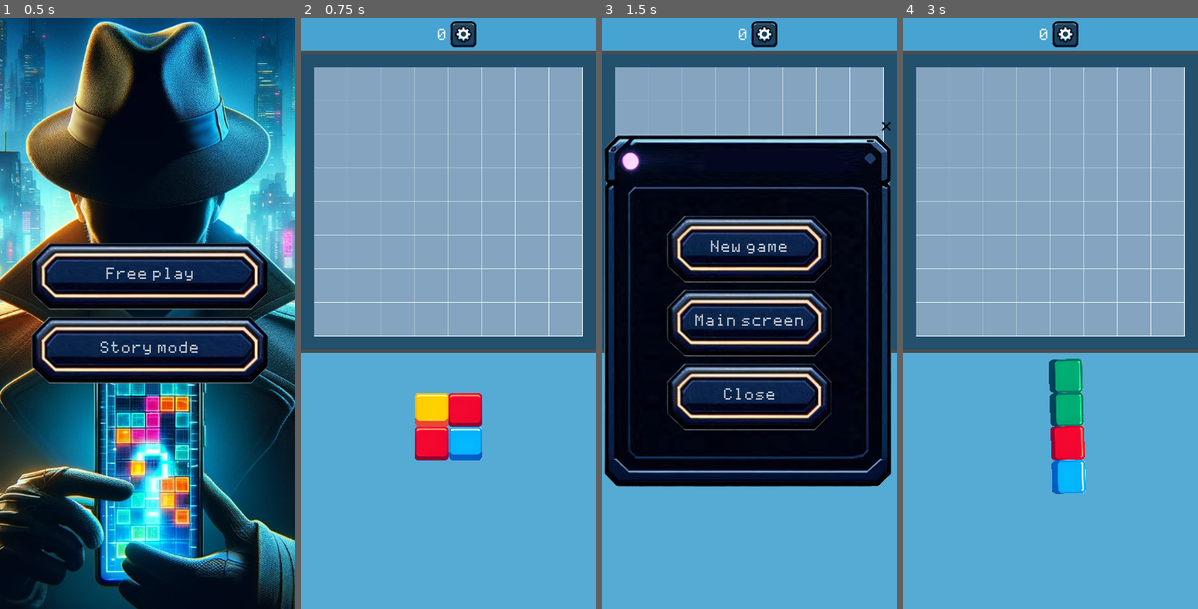
Above: before the commit, frames 1-4 (left to right).
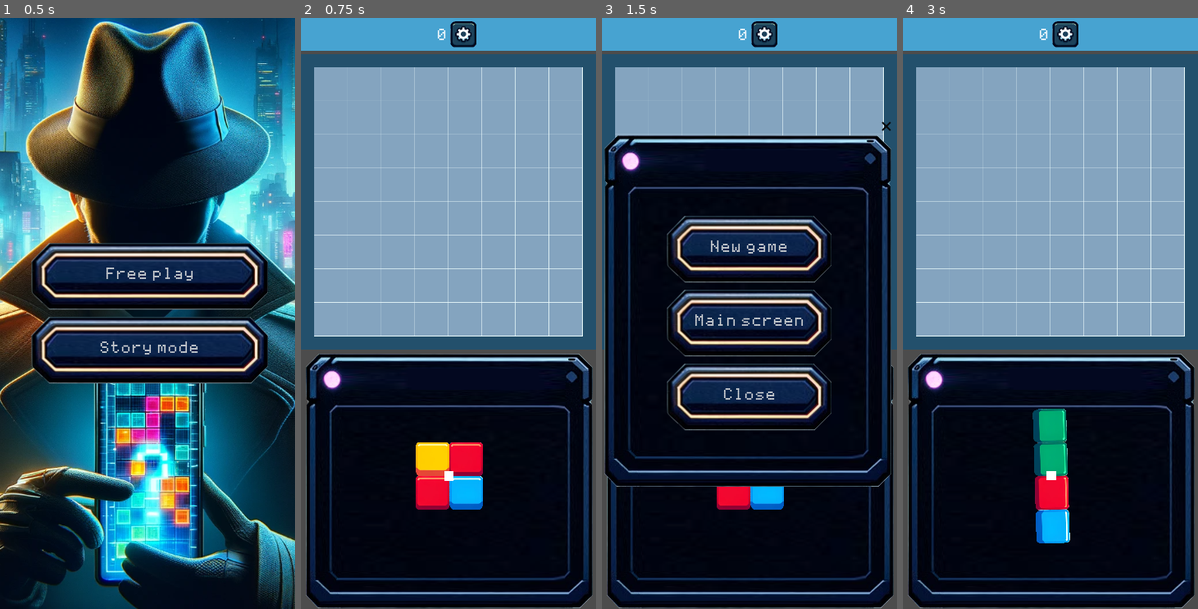
Above: after the commit, the same moments.

Repository: alexkorep-games/transmatrix
Game: Godot game, scene res://scenes/start_screen/start_screen.tscn
Two runs of this game, one before a commit and one after it. Both use one fixed random seed, a clock stepped at 60 frames per second and the inputs below.
Inputs (mouse positions are in pixels of both pictures, inside the frame that each line leads up to):
- Up to frame 1 (0.5 s): no input
- Up to frame 2 (0.75 s): click "Free play" at 0.5 s
- Up to frame 3 (1.5 s): click (764, 35) at 1.25 s
- Up to frame 4 (3 s): click "New game" at 2 s; click "OK" at 2.75 s

Frame 1 is identical in both runs. In frame 2, 43% of the frame differs, in the area x 0-100%, y 56-100%; in frame 3, 21%; in frame 4, 43%.

Commit message:
Fix tilemap rotation

Diff:
--- a/src/resources/main_theme.tres
+++ b/src/resources/main_theme.tres
@@ -1,7 +1,7 @@
-[gd_resource type="Theme" load_steps=7 format=2]
+[gd_resource type="Theme" load_steps=6 format=2]
 
 [ext_resource path="res://assets/fonts/apple-ii-screen-typeface-font/AppleIiScreenTypeface-2aP3.ttf" type="DynamicFontData" id=1]
-[ext_resource path="res://assets/ui/buttons01.png" type="Texture" id=2]
+[ext_resource path="res://resources/panel_styleboxtexture.tres" type="StyleBox" id=2]
 [ext_resource path="res://resources/button_styleboxtexture.tres" type="StyleBox" id=3]
 
 [sub_resource type="DynamicFont" id=2]
@@ -12,14 +12,6 @@
 size = 20
 font_data = ExtResource( 1 )
 
-[sub_resource type="StyleBoxTexture" id=3]
-texture = ExtResource( 2 )
-region_rect = Rect2( 705.042, 99.974, 132, 194 )
-margin_left = 50.7208
-margin_right = 38.3401
-margin_top = 77.8784
-margin_bottom = 47.1264
-
 [resource]
 Button/colors/font_color_pressed = Color( 0.278431, 0.74902, 0.160784, 1 )
 Button/fonts/font = SubResource( 2 )
@@ -27,4 +19,5 @@
 Button/styles/normal = ExtResource( 3 )
 Button/styles/pressed = ExtResource( 3 )
 Label/fonts/font = SubResource( 1 )
-WindowDialog/styles/panel = SubResource( 3 )
+Panel/styles/panel = ExtResource( 2 )
+WindowDialog/styles/panel = ExtResource( 2 )
--- /dev/null
+++ b/src/resources/panel_styleboxtexture.tres
@@ -0,0 +1,11 @@
+[gd_resource type="StyleBoxTexture" load_steps=2 format=2]
+
+[ext_resource path="res://assets/ui/buttons01.png" type="Texture" id=1]
+
+[resource]
+texture = ExtResource( 1 )
+region_rect = Rect2( 705.042, 99.974, 132, 194 )
+margin_left = 50.7208
+margin_right = 38.3401
+margin_top = 77.8784
+margin_bottom = 47.1264
--- a/src/scenes/current_shape/current_shape.gd
+++ b/src/scenes/current_shape/current_shape.gd
@@ -1,4 +1,4 @@
-extends TileMap
+extends Node2D
 
 signal drag(block_positions, tile_ids)
 signal place(block_positions, tile_ids)
@@ -17,6 +17,11 @@
 
 # Flag indicating if this shape can be placed on the grid
 export var can_be_placed = false
+
+onready var tilemap = get_node("%TileMap")
+
+func get_tilemap():
+	return tilemap
 
 # Called when the node enters the scene tree for the first time.
 func _ready():
@@ -70,6 +75,7 @@
 	if is_rotating:
 		return
 
+	center()
 	# Implement rotation of the tilemap by 90 degrees using tween
 	tween.interpolate_property(self, "rotation_degrees",
 		rotation_degrees, rotation_degrees + 90, 0.2,
@@ -81,9 +87,10 @@
 	is_rotating = false
 	if key == ":rotation_degrees":
 		rotation_degrees = 0
-		rotate_tilemap_90_degrees_clockwise(self)
+		rotate_tilemap_90_degrees_clockwise()
+		center()
 
-func rotate_tilemap_90_degrees_clockwise(tilemap: TileMap):
+func rotate_tilemap_90_degrees_clockwise():
 	var original_tiles = []
 	var max_x = 0
 	var max_y = 0
@@ -106,16 +113,16 @@
 
 func get_block_positions():
 	var block_positions = []
-	for cell in get_used_cells():
-		var cell_position = map_to_world(cell)
-		var global_cell_position = to_global(cell_position)
+	for cell in tilemap.get_used_cells():
+		var cell_position = tilemap.map_to_world(cell)
+		var global_cell_position = tilemap.to_global(cell_position)
 		block_positions.append(global_cell_position)
 	return block_positions
 
 func get_tile_ids():
 	var tile_ids = []
-	for cell in get_used_cells():
-		var cell_id = get_cellv(cell)
+	for cell in tilemap.get_used_cells():
+		var cell_id = tilemap.get_cellv(cell)
 		tile_ids.append(cell_id)
 	return tile_ids
 
@@ -134,7 +141,7 @@
 	position = original_position
 
 func randomize(source_tilemaps):
-	clear()
+	tilemap.clear()
 	# select random element from source_tilemaps array
 	var source_tilemap = source_tilemaps[randi() % source_tilemaps.size()]
 	# copy tile data from source_tilemap to this tilemap
@@ -146,4 +153,10 @@
 				continue
 			# Random between 0 and 3
 			var new_tile_id = randi() % 4
-			set_cell(cell_x, cell_y, new_tile_id)
+			tilemap.set_cell(cell_x, cell_y, new_tile_id)
+	center()
+
+func center():
+	# Center the tilemap on the parent Control node
+	var tilemap_rect = tilemap.get_used_rect()
+	tilemap.position = -tilemap_rect.get_center()*tilemap.cell_size*tilemap.scale
--- a/src/scenes/current_shape/current_shape.tscn
+++ b/src/scenes/current_shape/current_shape.tscn
@@ -3,12 +3,20 @@
 [ext_resource path="res://resources/blocks_tileset.tres" type="TileSet" id=1]
 [ext_resource path="res://scenes/current_shape/current_shape.gd" type="Script" id=2]
 
-[node name="CurrentShapeTileMap" type="TileMap"]
+[node name="CurrentShapeContainer" type="Node2D"]
+script = ExtResource( 2 )
+
+[node name="TileMap" type="TileMap" parent="."]
 unique_name_in_owner = true
-position = Vector2( 100, 100 )
+position = Vector2( -80, -20 )
 scale = Vector2( 0.32, 0.32 )
 tile_set = ExtResource( 1 )
 cell_size = Vector2( 128, 128 )
 format = 1
-tile_data = PoolIntArray( -2, 0, 0, -1, 0, 0, -65536, 0, 0, -65535, 0, 0 )
-script = ExtResource( 2 )
+tile_data = PoolIntArray( 0, 0, 0, 1, 0, 0, 2, 0, 0, 3, 0, 0 )
+
+[node name="Panel" type="ColorRect" parent="."]
+margin_left = -6.0
+margin_top = -6.0
+margin_right = 5.0
+margin_bottom = 6.0
--- /dev/null
+++ b/src/scenes/episodes/episodes.gd
@@ -0,0 +1,16 @@
+extends Control
+
+
+# Declare member variables here. Examples:
+# var a = 2
+# var b = "text"
+
+
+# Called when the node enters the scene tree for the first time.
+func _ready():
+	pass # Replace with function body.
+
+
+# Called every frame. 'delta' is the elapsed time since the previous frame.
+#func _process(delta):
+#	pass
--- /dev/null
+++ b/src/scenes/episodes/episodes.tscn
@@ -0,0 +1,19 @@
+[gd_scene load_steps=4 format=2]
+
+[ext_resource path="res://resources/main_theme.tres" type="Theme" id=1]
+[ext_resource path="res://scenes/episodes/episodes.gd" type="Script" id=2]
+[ext_resource path="res://assets/ui/buttons01.png" type="Texture" id=3]
+
+[node name="Episodes" type="Control"]
+anchor_right = 1.0
+anchor_bottom = 1.0
+script = ExtResource( 2 )
+
+[node name="ItemList" type="ItemList" parent="."]
+anchor_right = 1.0
+margin_bottom = 63.0
+size_flags_horizontal = 3
+theme = ExtResource( 1 )
+items = [ "Grandma's laptop", ExtResource( 3 ), false, "test", null, false ]
+auto_height = true
+fixed_icon_size = Vector2( 32, 32 )
--- a/src/scenes/main/main.gd
+++ b/src/scenes/main/main.gd
@@ -7,7 +7,8 @@
 	randomize_shape()
 	var field = get_node("%FieldTileMap")
 	var current_shape = get_node("%CurrentShape")
-	GameState.load_game_free_play(field, current_shape)
+	GameState.load_game_free_play(field, current_shape.get_tilemap())
+	current_shape.center()
 
 # Called every frame. 'delta' is the elapsed time since the previous frame.
 #func _process(delta):
@@ -23,10 +24,11 @@
 	var current_shape = get_node("%CurrentShape")
 	var possible_shapes = get_node("%Shapes").get_children()
 	current_shape.randomize(possible_shapes)
-	if not shape_can_be_placed_anywhere(current_shape):
+	if not shape_can_be_placed_anywhere(current_shape.get_tilemap()):
 		get_node("%GameOverDialog").show()
 
 func _on_CurrentShape_drag(positions, tile_ids):
+	print(positions)
 	var field = get_node("%FieldTileMap")
 	var preview_field = get_node("%PreviewTileMap")
 	# Remove all cells with num 4
@@ -54,8 +56,9 @@
 			can_be_placed = false
 			continue
 
-	get_node("%CurrentShape").can_be_placed = can_be_placed
-	get_node("%CurrentShape").visible = not shape_covers_preview
+	var current_shape_container = get_node("%CurrentShape")
+	current_shape_container.can_be_placed = can_be_placed
+	current_shape_container.visible = not shape_covers_preview
 
 
 func _on_CurrentShape_place(block_positions, tile_ids):
@@ -78,7 +81,7 @@
 	randomize_shape()
 	var current_shape = get_node("%CurrentShape")
 	current_shape.visible = true
-	GameState.save_game_free_play(field, current_shape)
+	GameState.save_game_free_play(field, current_shape.get_tilemap())
 
 func _on_CurrentShape_drag_release():
 	var preview_field = get_node("%PreviewTileMap")
--- a/src/scenes/main/main.tscn
+++ b/src/scenes/main/main.tscn
@@ -185,13 +185,20 @@
 size_flags_horizontal = 3
 size_flags_vertical = 3
 
+[node name="Panel" type="Panel" parent="VBoxContainer/ShapesSource"]
+anchor_right = 1.0
+anchor_bottom = 1.0
+theme = ExtResource( 8 )
+
 [node name="ColorRect" type="ColorRect" parent="VBoxContainer/ShapesSource"]
+visible = false
 anchor_right = 1.0
 anchor_bottom = 1.0
 color = Color( 0.333333, 0.670588, 0.831373, 1 )
 
 [node name="CurrentShape" parent="VBoxContainer/ShapesSource" instance=ExtResource( 2 )]
-position = Vector2( 180, 90 )
+unique_name_in_owner = true
+position = Vector2( 181, 150 )
 
 [node name="Shapes" type="Node" parent="."]
 unique_name_in_owner = true
